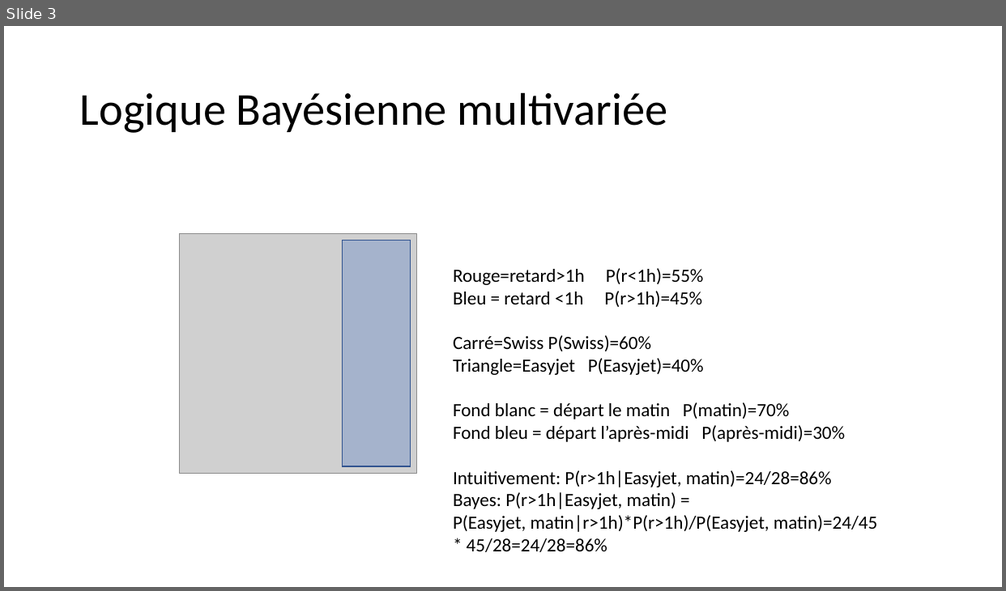
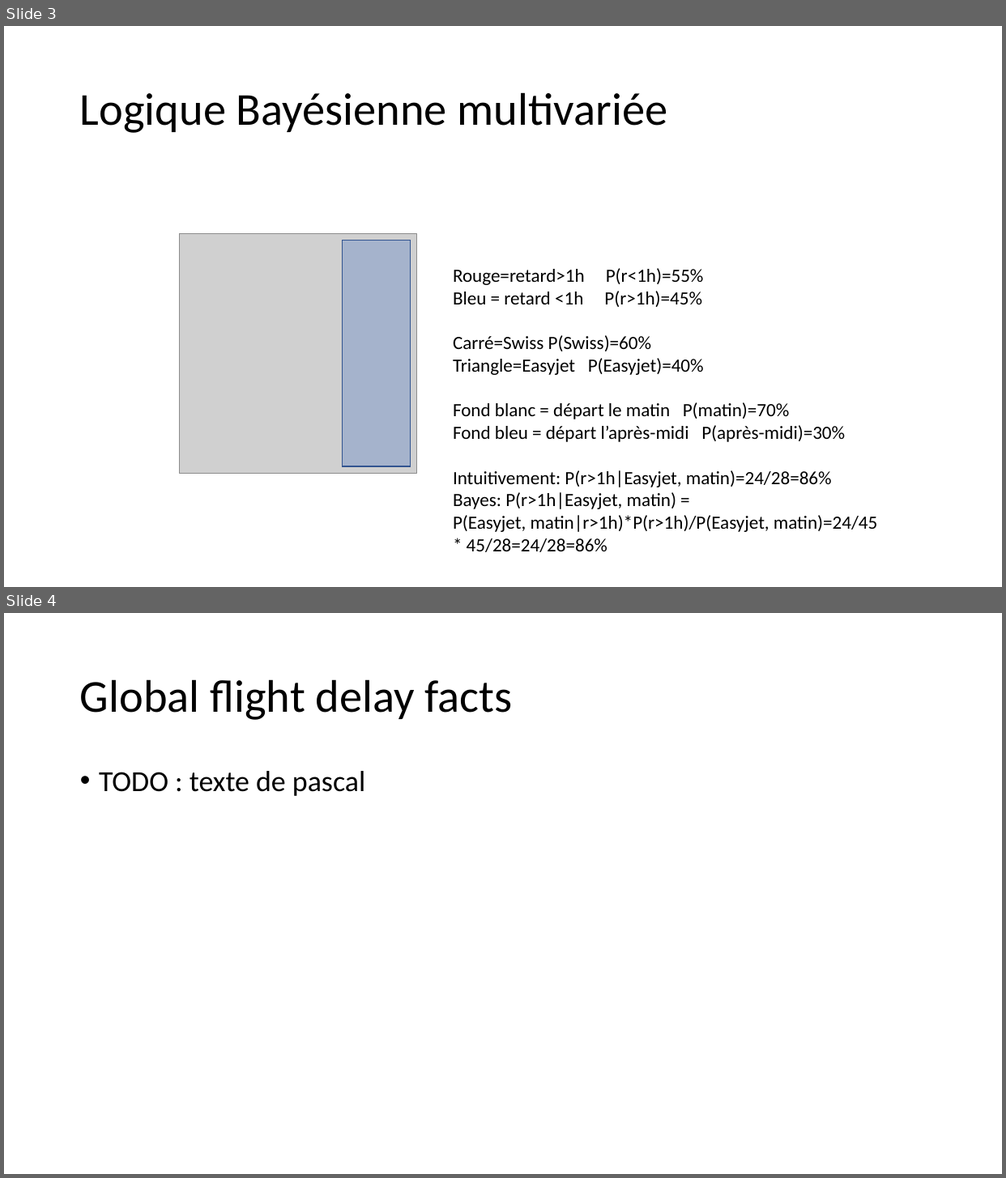
Before and after one commit to CDays2018Mobi/unchained-flight-insurance, a slide deck: unchained-flight-insurance-web/Notes techniques.pptx. Shown one above the other, each under a label of ours: slide 3 before the commit, slides 3 and 4 after it. The pictures are 1006x591 and 1006x1178 pixels, drawn with LibreOffice and Linux fonts; fonts in the diff are those of the drawing; grey boxes stand for pictures. Boxes give left, top, right and bottom in pixels: in the first picture for what was removed or moved away, otherwise in the second. Text is boxed around its words. In the diff, an @@ line names an element or a change of style, - is before the commit and + after.

```diff
--- a/unchained-flight-insurance-web/Notes techniques.pptx
+++ b/unchained-flight-insurance-web/Notes techniques.pptx
@@ slide 4 added at <box>4,613,1002,1174</box>, background #FFFFFF @@
@@ title added at <box>80,679,513,720</box>, 44 pt, text #000000 @@
+Global flight delay facts
@@ text added at <box>99,771,365,796</box>, 28 pt, text #000000 @@
+• TODO : texte de pascal
```
Also in this commit, not shown: 3 other slides added, 16 other files.
